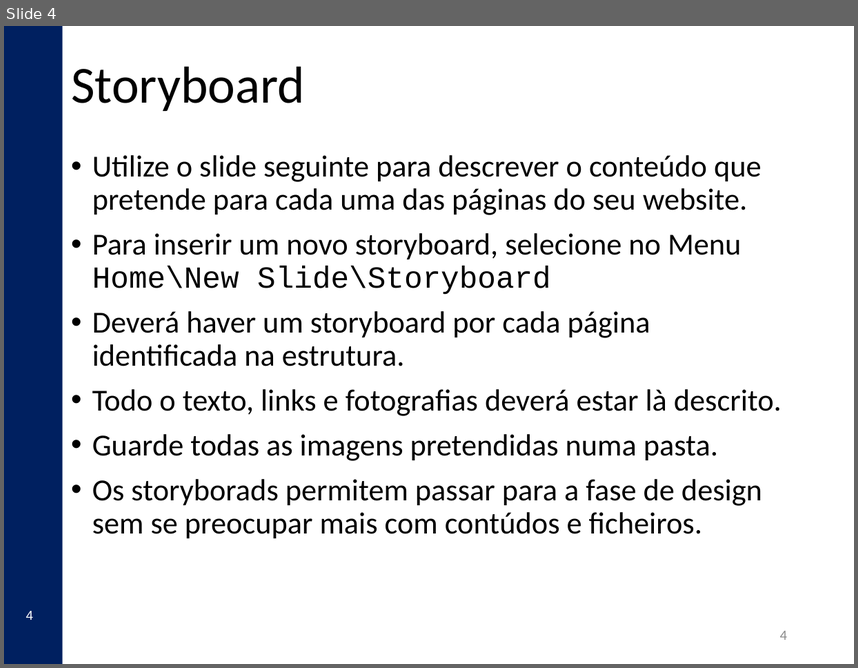
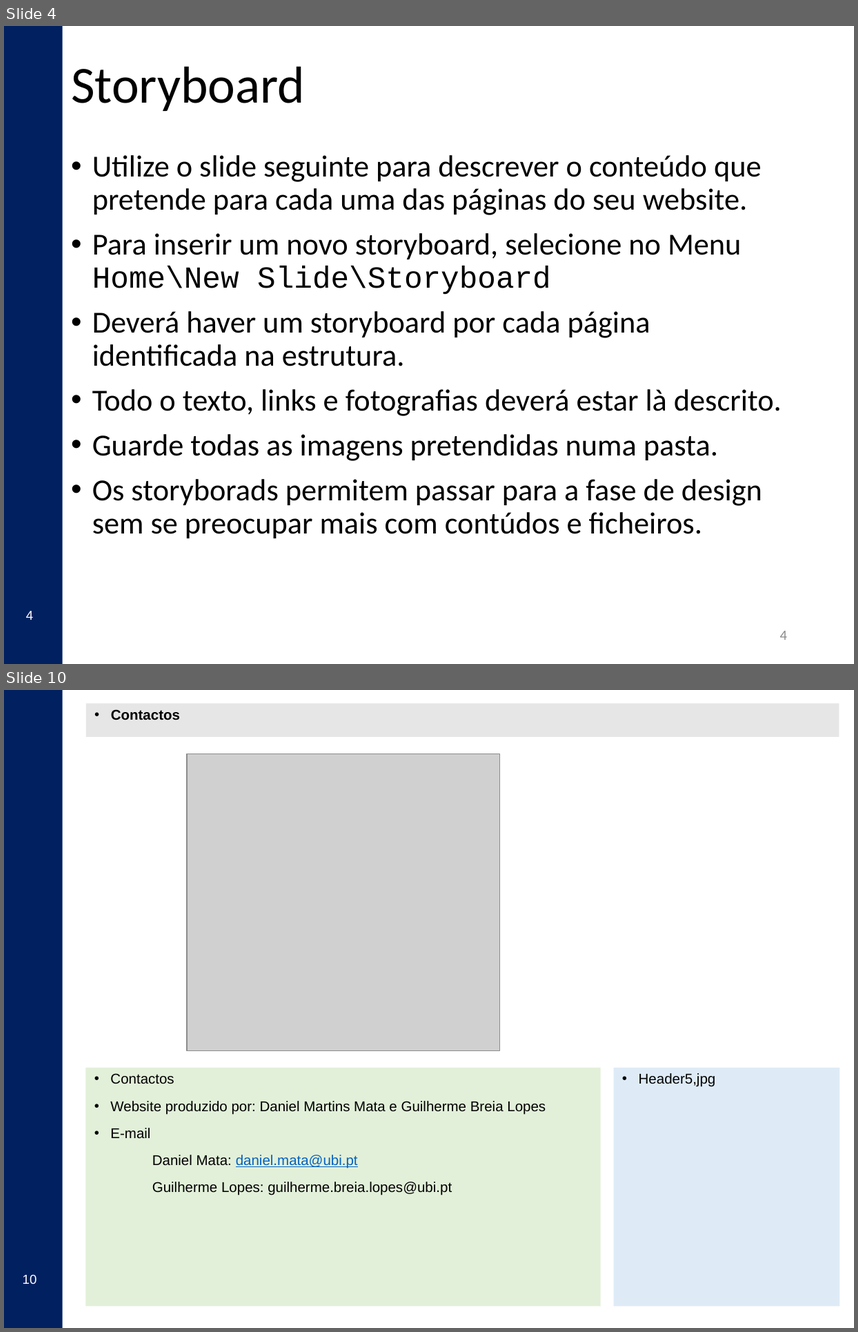
Before and after one commit to Gabulhas/CompWeb, a slide deck: UBI_CompWeb_2018_templates.pptx. Shown one above the other, each under a label of ours: slide 4 before the commit, slides 4 and 10 after it; the slides between them are not shown. The pictures are 858x668 and 858x1332 pixels, drawn with LibreOffice and Linux fonts; fonts in the diff are those of the drawing; grey boxes stand for pictures; background and template pictures are left out. Boxes give left, top, right and bottom in pixels: in the first picture for what was removed or moved away, otherwise in the second. Text is boxed around its words. In the diff, an @@ line names an element or a change of style, - is before the commit and + after.

```diff
--- a/UBI_CompWeb_2018_templates.pptx
+++ b/UBI_CompWeb_2018_templates.pptx
@@ slide 10 added at (x1=4, y1=690, x2=854, y2=1328), background #FFFFFF; not listed: 3 template elements that a slide beside it also shows @@
@@ text added at (x1=85, y1=704, x2=839, y2=737), fill #E7E6E6, 12 pt, text #000000, bold @@
+• Contactos
@@ picture added at (x1=187, y1=753, x2=499, y2=1050) @@
@@ text added at (x1=85, y1=1067, x2=601, y2=1306), fill #E2F0D9, 12 pt, text #000000 @@
+• Contactos
+• Website produzido por: Daniel Martins Mata e Guilherme Breia Lopes
+• E-mail
+Daniel Mata: daniel.mata@ubi.pt
+Guilherme Lopes: guilherme.breia.lopes@ubi.pt
@@ text added at (x1=613, y1=1067, x2=840, y2=1306), fill #DEEBF7, 12 pt, text #000000 @@
+• Header5,jpg
```
Also in this commit, not shown: 2 slides changed, 3 other slides added, 10 slides removed, 5 other files.
